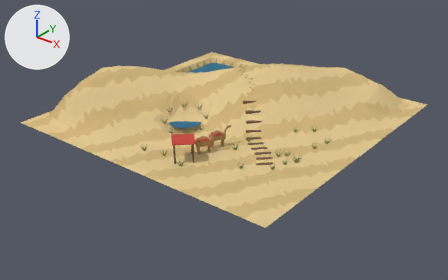
One commit to the Blender file content/landmarks/tottori-dunes.blend: the scene before it, then after it.
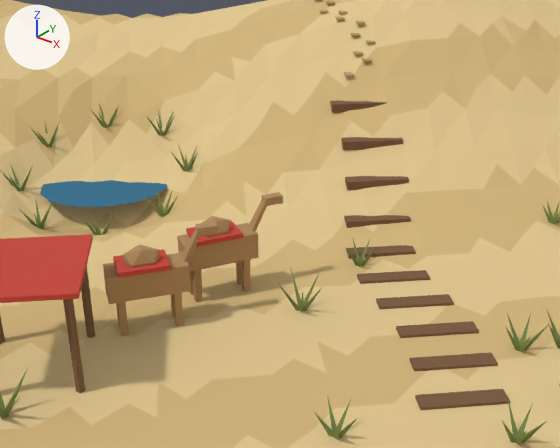
Old and new are each drawn whole from a camera (50 mm lens) standing at (27.2, -34.83, 19.11) and looking at (0.45, -1.39, -1.62) and again close up from a camera (50 mm lens) standing at (9.84, -12.41, 6.01) and looking at (3.85, -4.93, 1.37). The lights are fixed; the arrows at upper left show +X, +Y and +Z. The first two pictures are the older version.

In view in the first close-up: 'tottori_camel', 'tottori_grass', 'tottori_red', 'tottori_sand', 'tottori_sand2', 'tottori_sea', 'tottori_wood' and 1 more.
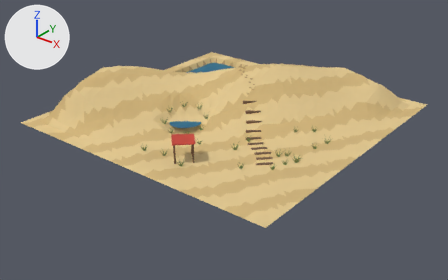
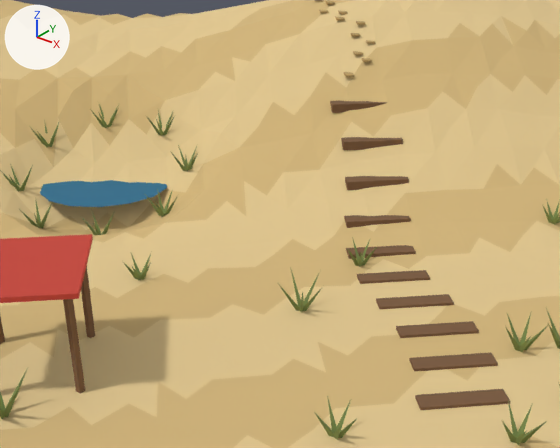
The change, as a list of edits to the scene's bpy script:
```text
Change me_tottori_red:
    used by ob_tottori_red; location = (0.0, 0.0, 0.0)
    remove me_tottori_red.from_pydata(...)  # 24 vertices, 18 faces; spans x 1.2..3.32, y -8.98..-4.71, z 0.95..1.47
    add me_tottori_red.from_pydata(...)  # 8 vertices, 6 faces; spans x 1.2..3.32, y -8.98..-6.86, z 1.4..1.47
    me_tottori_red part 1: the loose piece of 8 vertices spanning x 2.43..3.18, y -5.56..-4.71, z 0.95..1.02 is deleted
    me_tottori_red part 2: the loose piece of 8 vertices spanning x 2.27..3.05, y -6.83..-5.98, z 0.95..1.02 is deleted
Remove ob_tottori_camel:
    ob_tottori_camel = bpy.data.objects.new('tottori_camel', me_tottori_camel)
    ob_tottori_camel.location = (0.0, 0.0, 0.0)
```

Pixel boxes (x1, y1, x2, y2) of what changed, in the close-ups (560 x 448 px):
'tottori_camel', deleted (brown): before (103, 192, 283, 336)
'tottori_red', reshaped: before (0, 220, 243, 303); after (0, 234, 93, 303)
part 1 of me_tottori_red, deleted (red): before (186, 220, 243, 247)
part 2 of me_tottori_red, deleted (red): before (113, 249, 171, 278)
